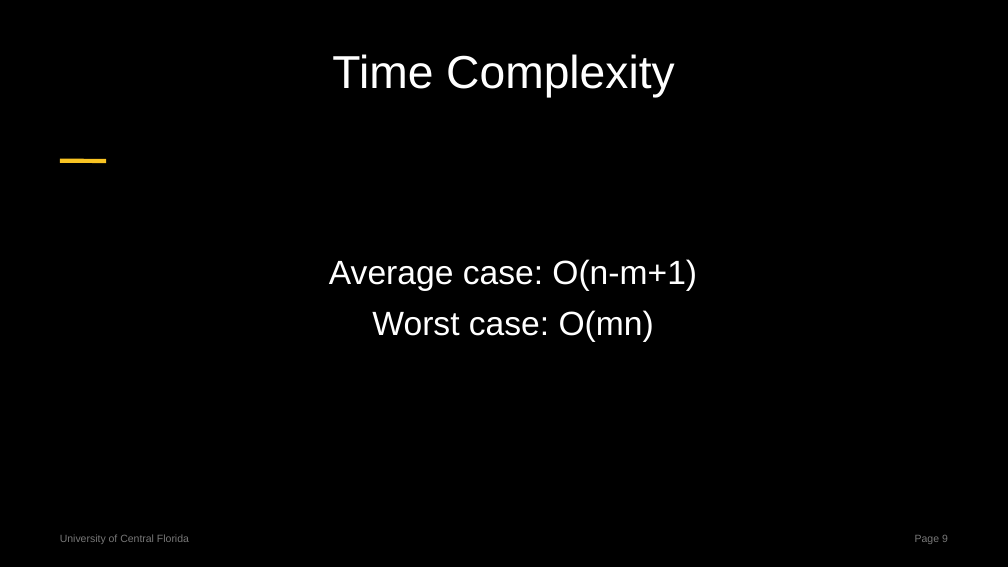
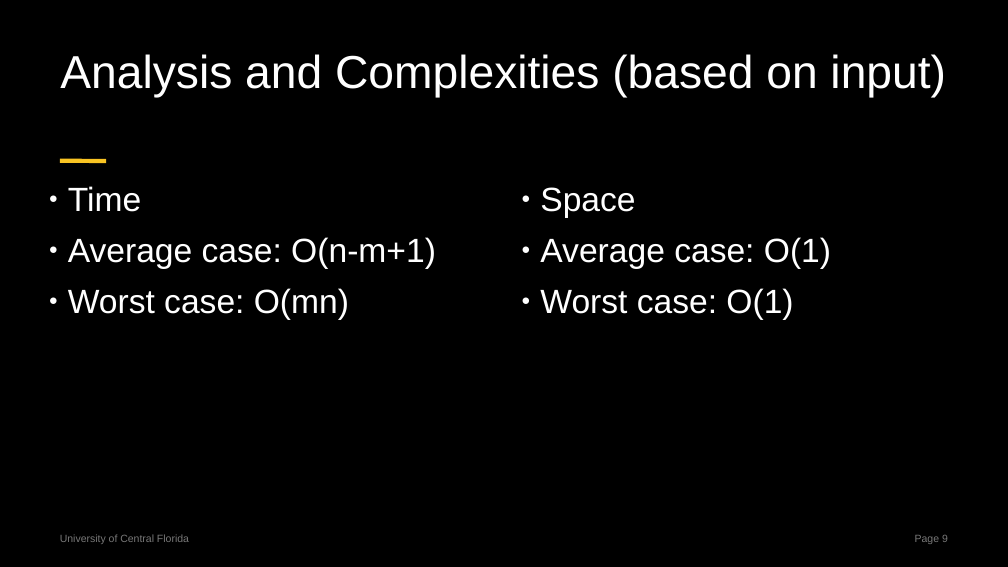
Before and after one commit to centuryhopper/Fall2022CourseContents, a slide deck: slide 9 of CAP6515/paper_presentation_files/rabin-karp-presentation.pptx. Drawn at 1008x567 pixels with LibreOffice and Linux fonts; fonts in the diff are those of the drawing. Boxes give left, top, right and bottom in pixels: in the first picture for what was removed or moved away, otherwise in the second. Text is boxed around its words. In the diff, an @@ line names an element or a change of style, - is before the commit and + after.

```diff
--- a/CAP6515/paper_presentation_files/rabin-karp-presentation.pptx
+++ b/CAP6515/paper_presentation_files/rabin-karp-presentation.pptx
@@ title at (60, 54, 946, 98): text changed @@
-Time Complexity
+Analysis and Complexities (based on input)
@@ text "Space" at (540, 187, 831, 320): vertical alignment middle to top @@
@@ text added at (68, 186, 436, 320), 32 pt, text #FFFFFF @@
+● Time
+● Average case: O(n-m+1)
+● Worst case: O(mn)
@@ text at (540, 187, 831, 320): text changed @@
-Average case: O(n-m+1)
-Worst case: O(mn)
+● Space
+● Average case: O(1)
+● Worst case: O(1)
```
Also in this commit, not shown: 11 other slides changed, 2 slides removed.
